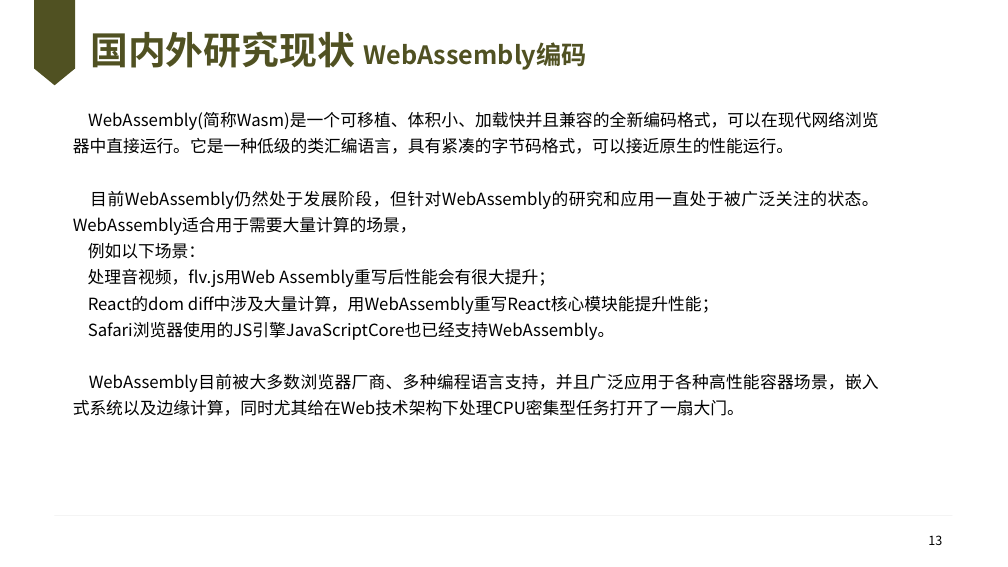
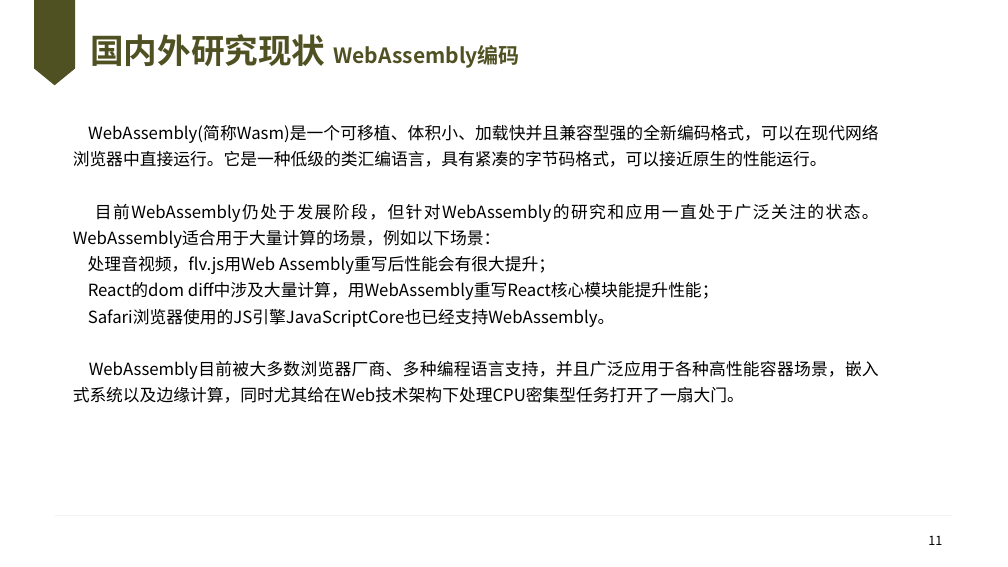
Before and after one commit to knoxnoe/GraduationProject, a slide deck: slide 11 of doc/paper/缑通旺-开题.pptx (slide 13 before the commit). Drawn at 1008x567 pixels with LibreOffice and Linux fonts; fonts in the diff are those of the drawing; background and template pictures are left out. Boxes give left, top, right and bottom in pixels: in the first picture for what was removed or moved away, otherwise in the second. Text is boxed around its words. In the diff, an @@ line names an element or a change of style, - is before the commit and + after.

```diff
--- a/doc/paper/缑通旺-开题.pptx
+++ b/doc/paper/缑通旺-开题.pptx
@@ title "国内外研究现状 WebAssembly编码" at (90, 34, 520, 68): size 36 to 32 pt in "国内外研究现状"; size 24 to 20 pt in "WebAssembly编码" @@
@@ text at (73, 124, 879, 248): text changed @@
-WebAssembly(简称Wasm)是一个可移植、体积小、加载快并且兼容的全新编码格式，可以在现代网络浏览器中直接运行。它是一种低级的类汇编语言，具有紧凑的字节码格式，可以接近原生的性能运行。
-目前WebAssembly仍然处于发展阶段，但针对WebAssembly的研究和应用一直处于被广泛关注的状态。WebAssembly适合用于需要大量计算的场景，
-例如以下场景：
+WebAssembly(简称Wasm)是一个可移植、体积小、加载快并且兼容型强的全新编码格式，可以在现代网络浏览器中直接运行。它是一种低级的类汇编语言，具有紧凑的字节码格式，可以接近原生的性能运行。
+目前WebAssembly仍处于发展阶段，但针对WebAssembly的研究和应用一直处于广泛关注的状态。WebAssembly适合用于大量计算的场景，例如以下场景：
@@ page number at (928, 536, 942, 545): text changed @@
-13
+11
```
Also in this commit, not shown: 29 other slides changed, 1 slide added, 2 slides removed.
